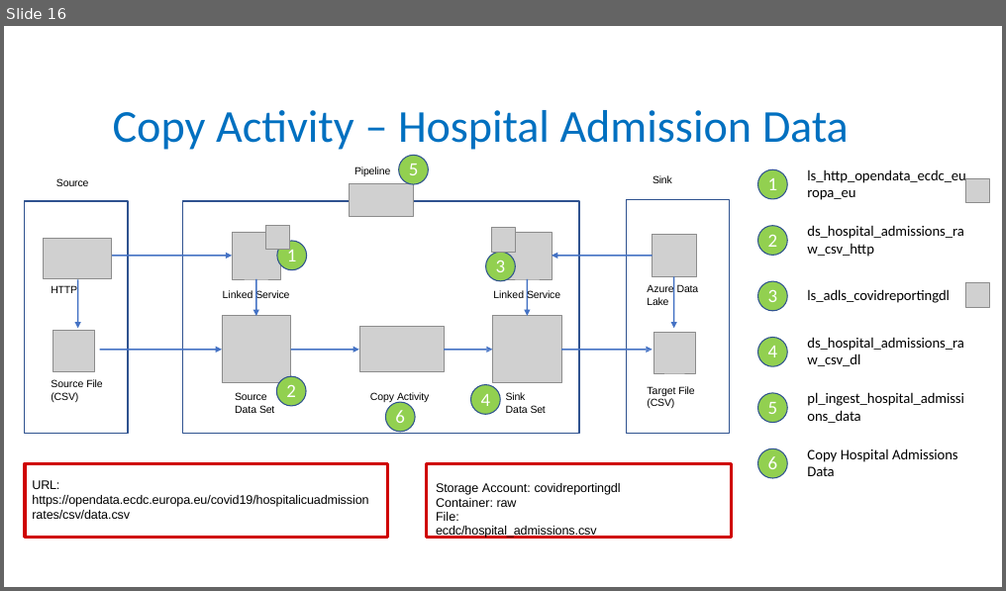
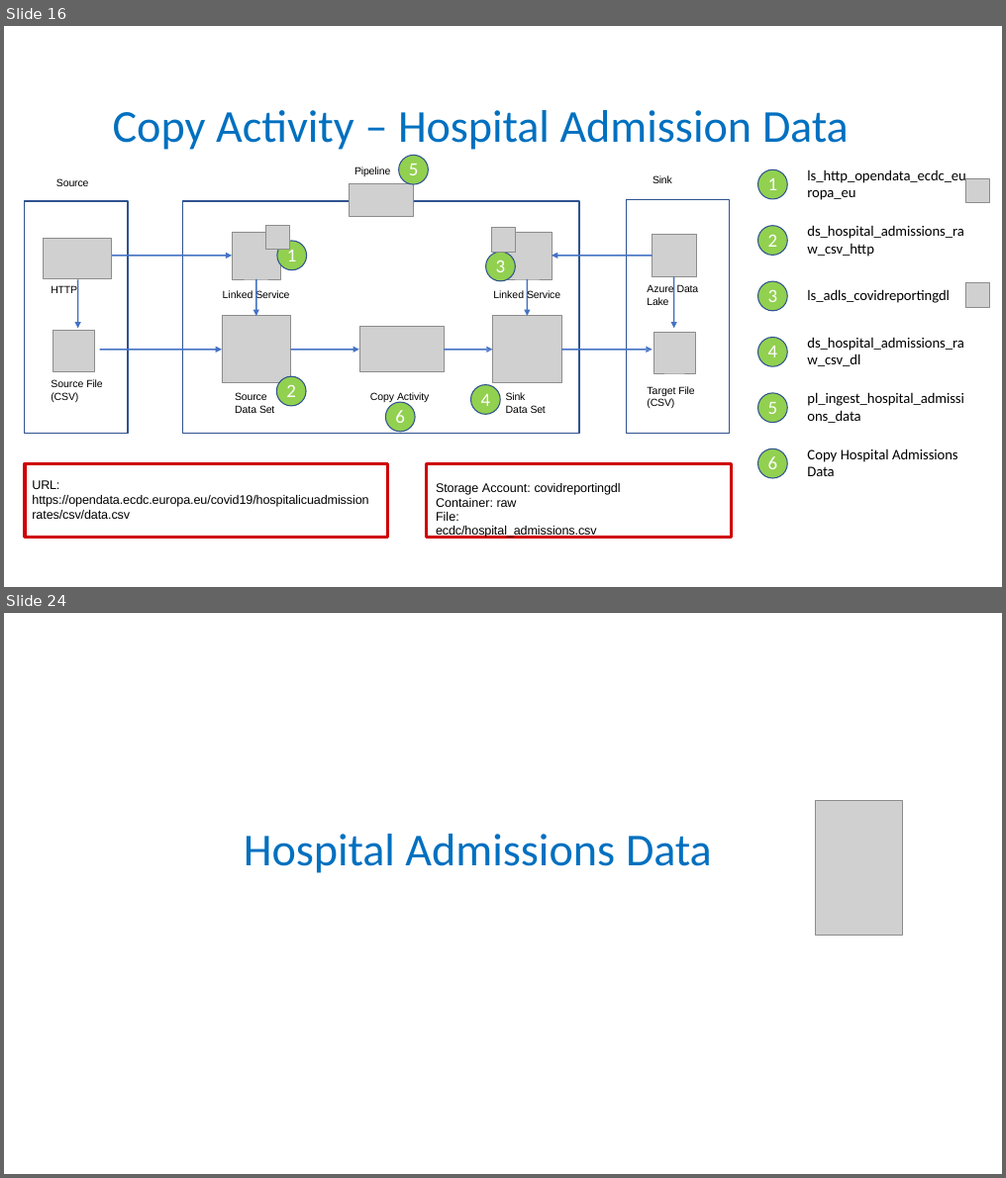
Before and after one commit to soumyadeep2207/ADF, a slide deck: Project PPT/ADF Project - Copy.pptx. Shown one above the other, each under a label of ours: slide 16 before the commit, slides 16 and 24 after it; the slides between them are not shown. The pictures are 1006x591 and 1006x1178 pixels, drawn with LibreOffice and Linux fonts; fonts in the diff are those of the drawing; grey boxes stand for pictures. Boxes give left, top, right and bottom in pixels: in the first picture for what was removed or moved away, otherwise in the second. Text is boxed around its words. In the diff, an @@ line names an element or a change of style, - is before the commit and + after.

```diff
--- a/Project PPT/ADF Project - Copy.pptx
+++ b/Project PPT/ADF Project - Copy.pptx
@@ slide 24 added at box(4, 613, 1002, 1174), background #FFFFFF @@
@@ picture added at box(816, 801, 902, 935) @@
@@ title added at box(244, 834, 712, 873), 44 pt, text #0070C0 @@
+Hospital Admissions Data
```
Also in this commit, not shown: 9 other slides added.
